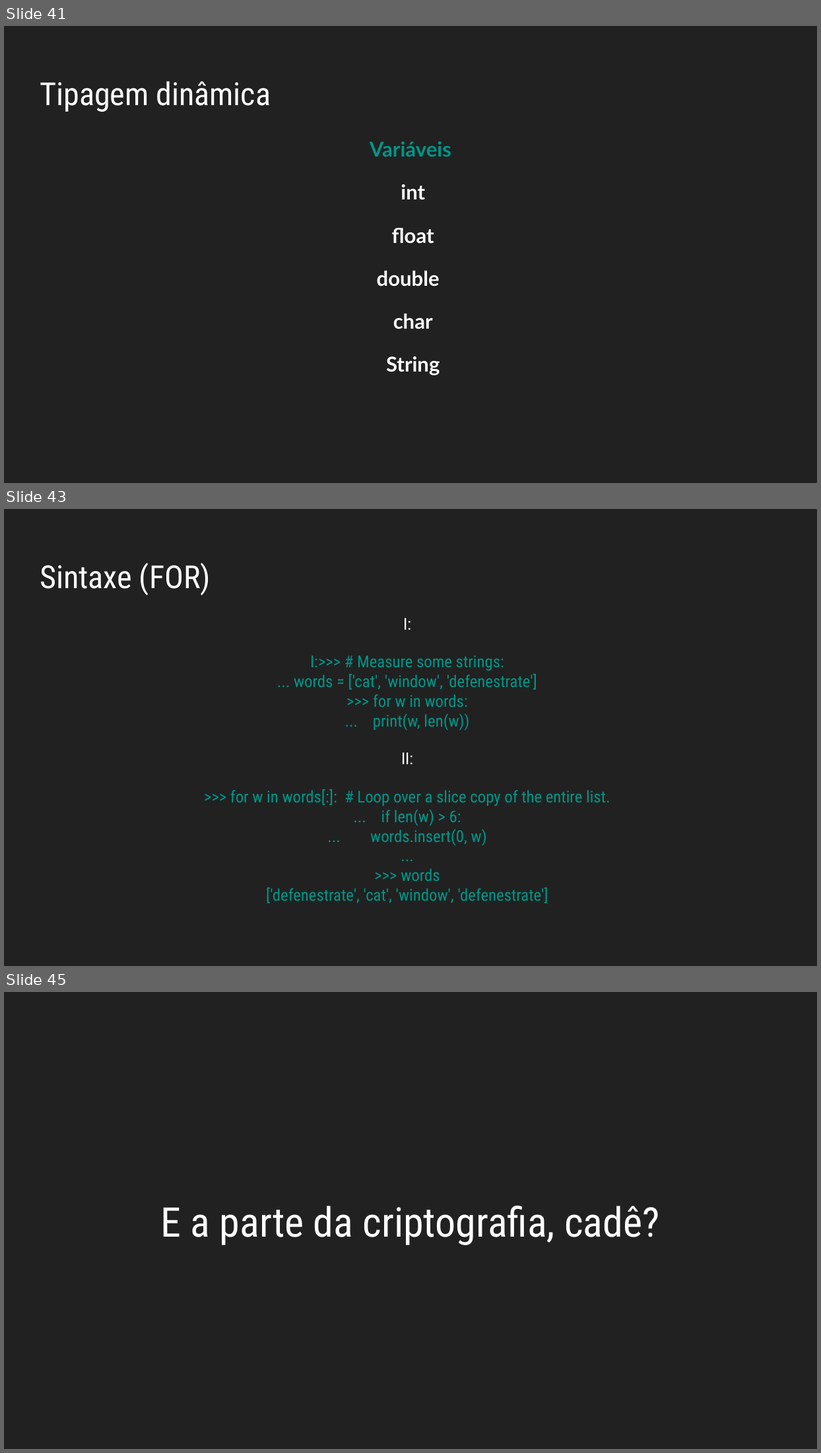
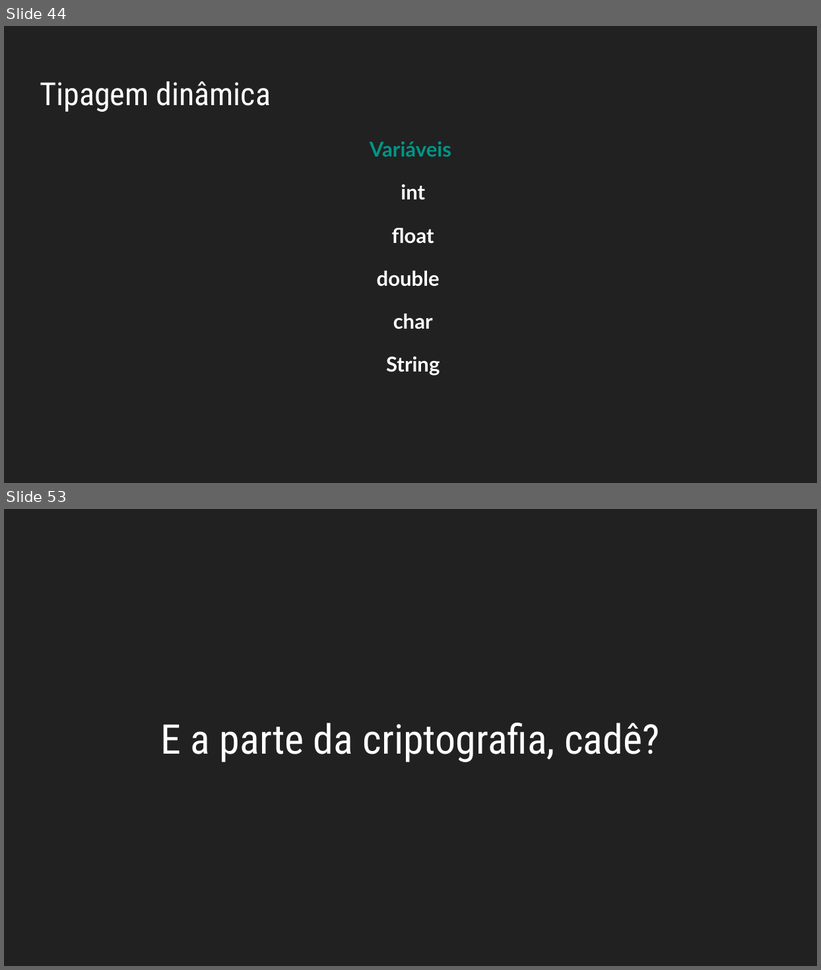
Before and after one commit to allythy/Palestras, a slide deck: Minicurso Do Terminal GNU-Linux ao Python/VI Workshop da Escola de Engenharias e TI.odp. Shown one above the other, each under a label of ours: slides 41, 43 and 45 before the commit, slides 44 and 53 after it; the slides between them are not shown. The pictures are 821x1453 and 821x970 pixels, drawn with LibreOffice and Linux fonts; fonts in the diff are those of the drawing. Boxes give left, top, right and bottom in pixels: in the first picture for what was removed or moved away, otherwise in the second. Text is boxed around its words. In the diff, an @@ line names an element or a change of style, - is before the commit and + after.

```diff
--- a/Minicurso Do Terminal GNU-Linux ao Python/VI Workshop da Escola de Engenharias e TI.odp
+++ b/Minicurso Do Terminal GNU-Linux ao Python/VI Workshop da Escola de Engenharias e TI.odp
@@ slide 43 removed at (4, 509, 817, 966), background #212121 @@
@@ title removed at (40, 562, 211, 595) @@
-Sintaxe (FOR)
@@ text removed at (230, 618, 610, 904) @@
-I:
-I:>>> # Measure some strings:
-... words = ['cat', 'window', 'defenestrate']
->>> for w in words:
-... print(w, len(w))
-II:
->>> for w in words[:]: # Loop over a slice copy of the entire list.
-... if len(w) > 6:
-... words.insert(0, w)
-...
->>> words
-['defenestrate', 'cat', 'window', 'defenestrate']
@@ what was slide 41 is now slide 44 @@
@@ what was slide 45 is now slide 53 @@
```
Also in this commit, not shown: 3 slides changed, 11 slides added, 1 other slide removed, 2 other files.
